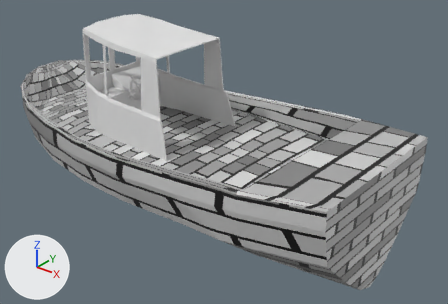
Before and after pictures for a commit that changed the Blender file LD59/Assets/Models/Boat.blend.
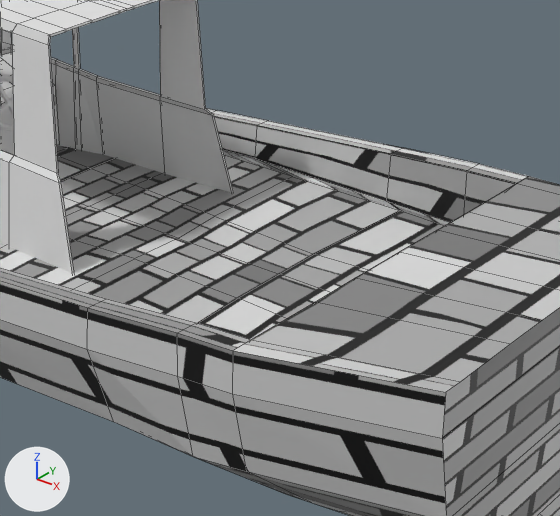
Old and new are each drawn whole from a 50 mm camera at (19.35, -20.7, 11.6) aimed at (2.08, 0.89, -1.79) and again close up on the part from 30% to 84% of the width and 14% to 87% of the height. Lighting does not change. The marker at lower left points along +X, +Y and +Z. The older version's two pictures come first. The close-ups show mesh edges as thin lines.

Objects in the first close-up: 'Boat_Base', 'Cabin_Thing', 'Interior_Table' and 1 more.
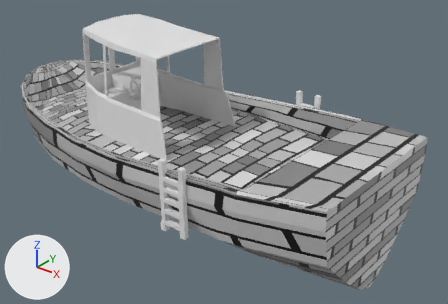
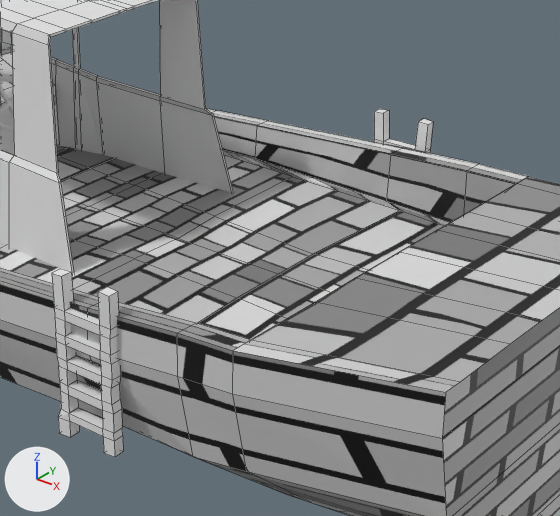
Commit message: Boat ladders

Location of each change, (x1, y1, x2, y2) in pixels of the close-ups (560 x 516 px):
```json
{"object": "Ladder", "change": "added", "after": [52, 109, 433, 457]}
```

Scene script edits in JSON lines:
```json
{"op": "add", "block": "me_cube_006", "code": ["me_cube_006 = bpy.data.meshes.new('Cube.006')", "me_cube_006.from_pydata(...)  # 96 vertices, 103 faces; spans x -0.86..0.48, y 0.07..0.35, z -2.55..0.65"]}
{"op": "add", "block": "ob_ladder", "code": ["ob_ladder = bpy.data.objects.new('Ladder', me_cube_006)", "ob_ladder.location = (4.41, 4.86, -0.09)", "_m = ob_ladder.modifiers.new('Mirror', 'MIRROR')", "_m.use_axis = (False, True, False)", "_m.mirror_object = ob_boat_base"]}
```
